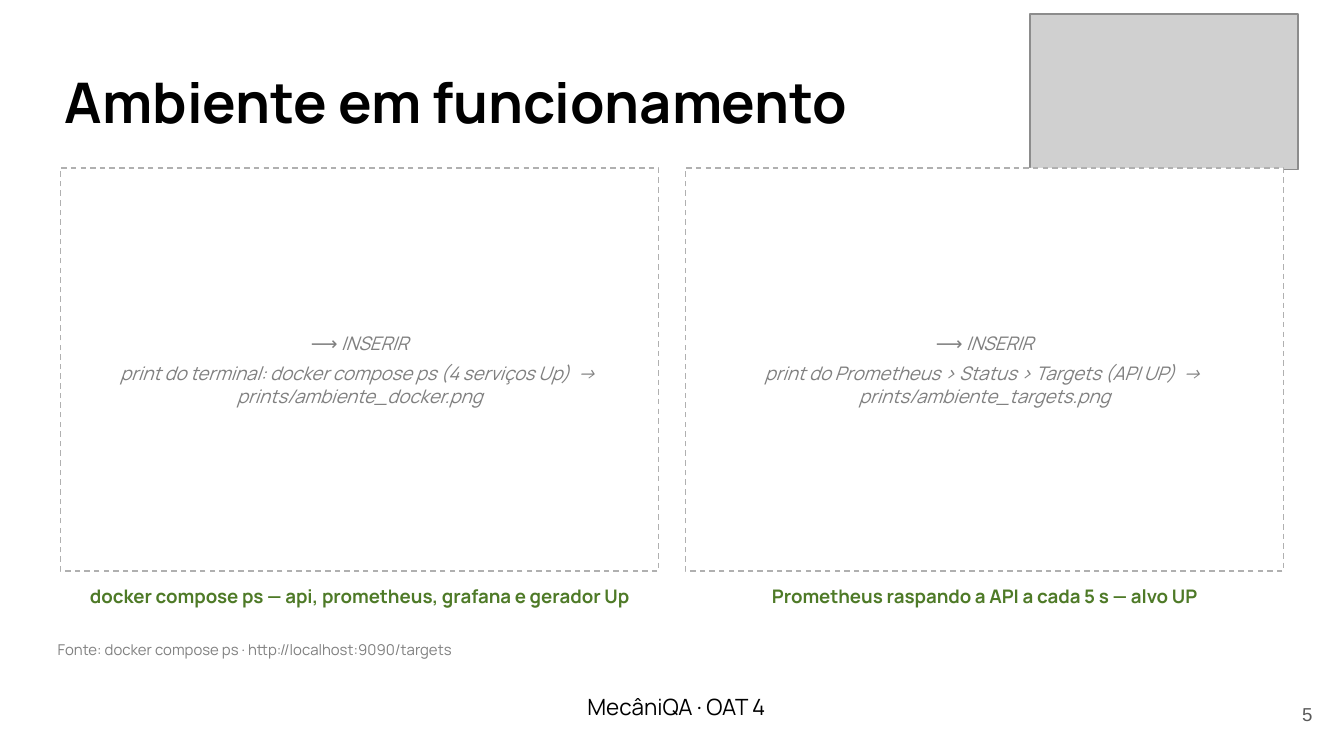
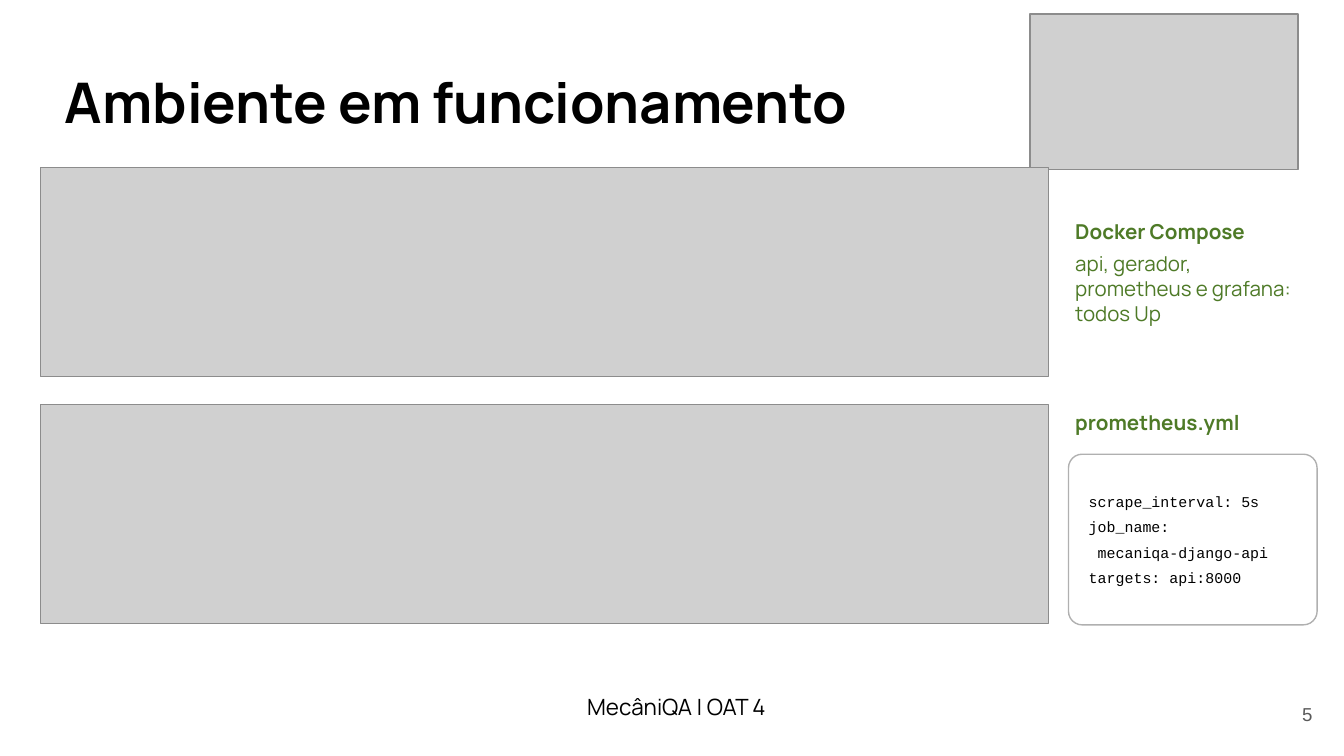
Before and after one commit to LenilsonSoares/mecaniQA-nuvem-macapa, a slide deck: slide 5 of oat4/apresentacao/mecaniQA_oat4_macapa.pptx. Drawn at 1344x756 pixels with LibreOffice and Linux fonts; fonts in the diff are those of the drawing; grey boxes stand for pictures. Boxes give left, top, right and bottom in pixels: in the first picture for what was removed or moved away, otherwise in the second. Text is boxed around its words. In the diff, an @@ line names an element or a change of style, - is before the commit and + after.

Commit message:
OAT 4: um painel do Grafana por slide, MAE e MSE em slides separados, fórmulas e sem rodapés de fonte
- capturar_prints.py: print de cada painel (d-solo) em vez do dashboard inteiro
- slides: 6 slides de painel, tabelas MAE e MSE separadas por série, fórmulas dos
  baselines e das métricas, explicação das 96 h (lag 24 h na P1) e das horas sem dado
- remove as linhas "Fonte: ..." de todos os slides

```diff
--- a/oat4/apresentacao/mecaniQA_oat4_macapa.pptx
+++ b/oat4/apresentacao/mecaniQA_oat4_macapa.pptx
@@ picture added at (x1=40, y1=168, x2=1048, y2=378) @@
@@ rectangle removed at (x1=60, y1=168, x2=659, y2=571) @@
@@ rectangle removed at (x1=685, y1=168, x2=1284, y2=571) @@
@@ text "Docker Compose" at (x1=1075, y1=224, x2=1291, y2=326): vertical alignment top to middle @@
@@ text at (x1=1075, y1=224, x2=1291, y2=326): text changed; size 10 to 11 pt; bold off @@
-docker compose ps — api, prometheus, grafana e gerador Up
+Docker Compose
+api, gerador, prometheus e grafana: todos Up
@@ text removed at (x1=120, y1=336, x2=569, y2=408) @@
-⟶ INSERIR
-print do terminal: docker compose ps (4 serviços Up) → prints/ambiente_docker.png
@@ picture added at (x1=40, y1=405, x2=1048, y2=624) @@
@@ text "prometheus.yml" at (x1=1075, y1=415, x2=1239, y2=435): vertical alignment middle to top @@
@@ text at (x1=1075, y1=415, x2=1239, y2=435): text changed; size 10 to 11 pt; text colour #808080 to #4E7A27; bold on; italic off @@
-⟶ INSERIR
-print do Prometheus › Status › Targets (API UP) → prints/ambiente_targets.png
+prometheus.yml
@@ rounded rectangle added at (x1=1068, y1=454, x2=1317, y2=625), fill #FFFFFF, outline #B0B0B0 0.75 pt @@
@@ text "scrape_interval: 5s" at (x1=1089, y1=496, x2=1269, y2=586): vertical alignment top to middle @@
@@ text at (x1=1089, y1=496, x2=1269, y2=586): text changed; size 10 to 8 pt; font Manrope to Courier New; text colour #4E7A27 to #000000; bold off @@
-Prometheus raspando a API a cada 5 s — alvo UP
+scrape_interval: 5s
+job_name:
+mecaniqa-django-api
+targets: api:8000
@@ text removed at (x1=58, y1=644, x2=452, y2=659) @@
-Fonte: docker compose ps · http://localhost:9090/targets
@@ text at (x1=587, y1=698, x2=765, y2=716): text changed @@
-MecâniQA · OAT 4
+MecâniQA | OAT 4
```
Also in this commit, not shown: 16 other slides changed, 7 slides added, 4 other files.
